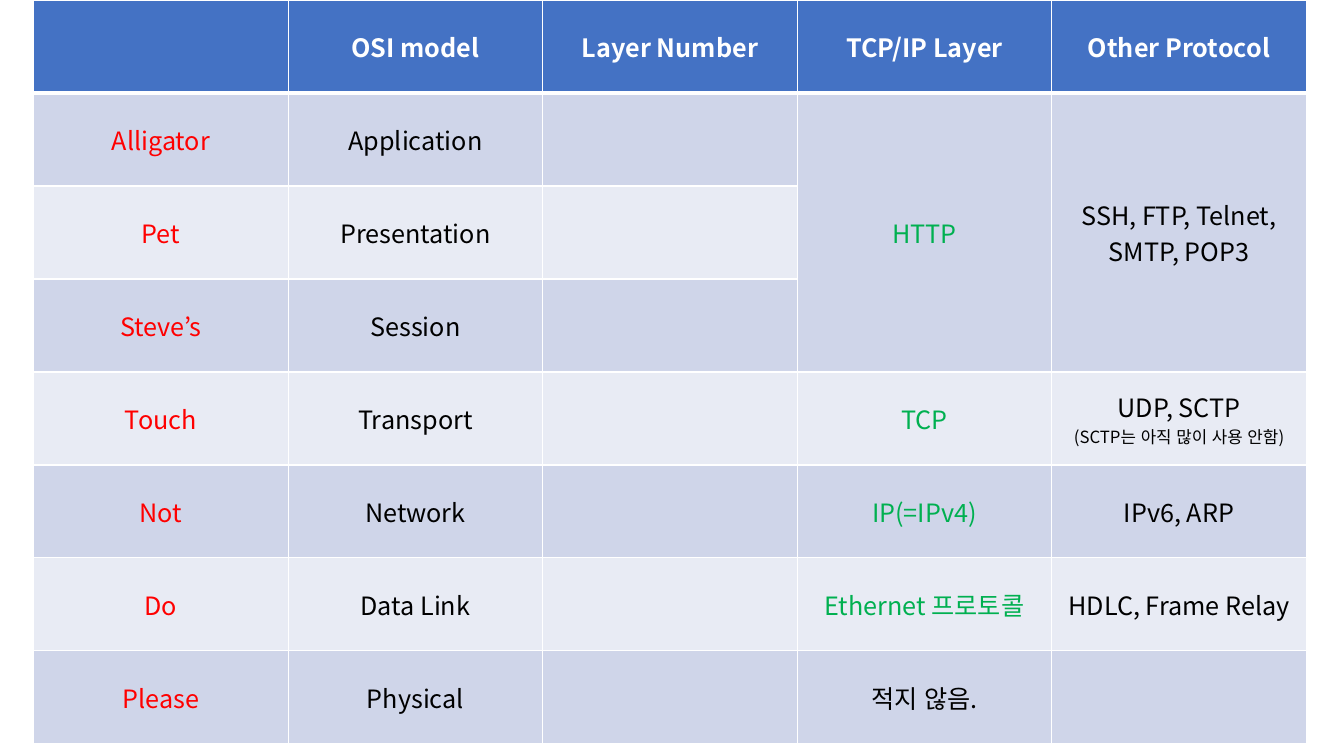
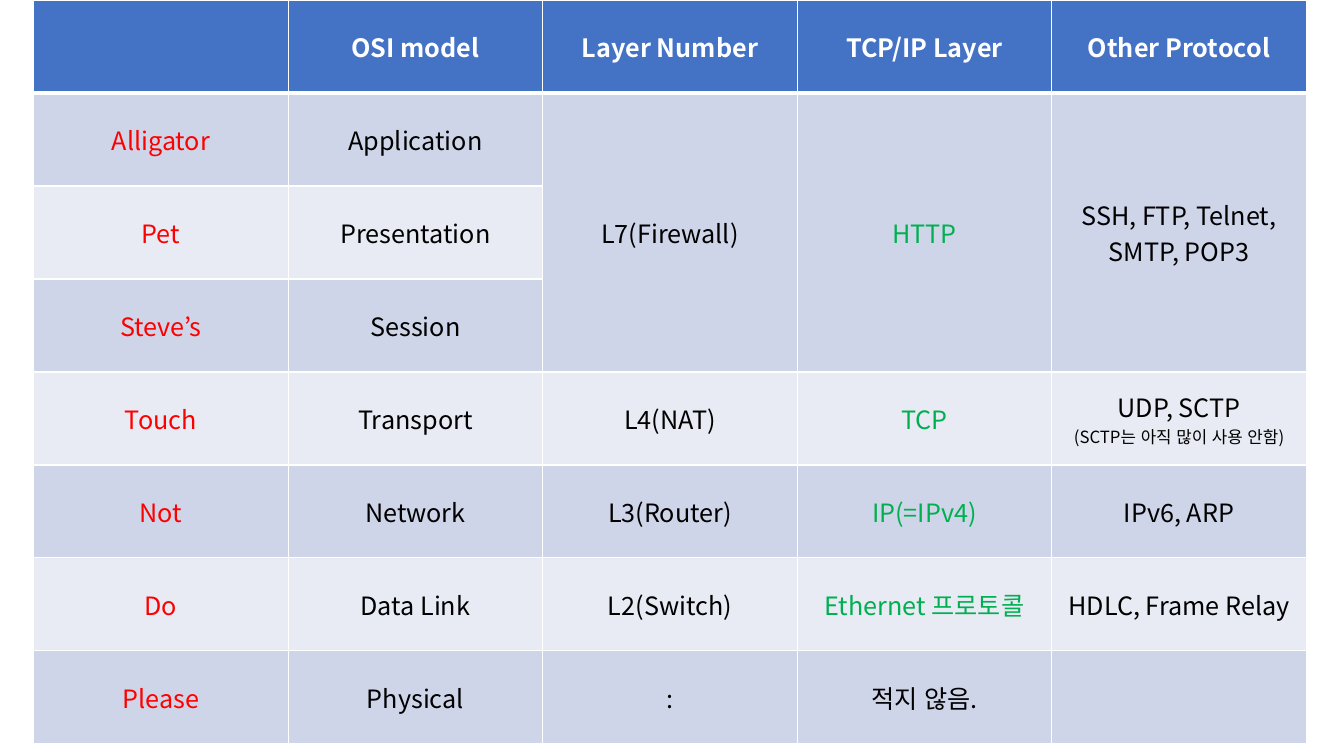
Before and after one commit to Bigfrox/osi-and-tcp, a slide deck: slide 1 of osi-and-tcp.pptx. Drawn at 1344x756 pixels with LibreOffice and Linux fonts; fonts in the diff are those of the drawing. Boxes give left, top, right and bottom in pixels: in the first picture for what was removed or moved away, otherwise in the second. Text is boxed around its words. In the diff, an @@ line names an element or a change of style, - is before the commit and + after.

```diff
--- a/osi-and-tcp.pptx
+++ b/osi-and-tcp.pptx
@@ table at bbox=[33, 0, 1309, 744] @@
-row 2, column 3: 
+row 2, column 3: L7(Firewall)
-row 5, column 3: 
+row 5, column 3: L4(NAT)
-row 6, column 3: 
+row 6, column 3: L3(Router)
-row 7, column 3: 
+row 7, column 3: L2(Switch)
-row 8, column 3: 
+row 8, column 3: :
```
Also in this commit, not shown: 1 other file.
